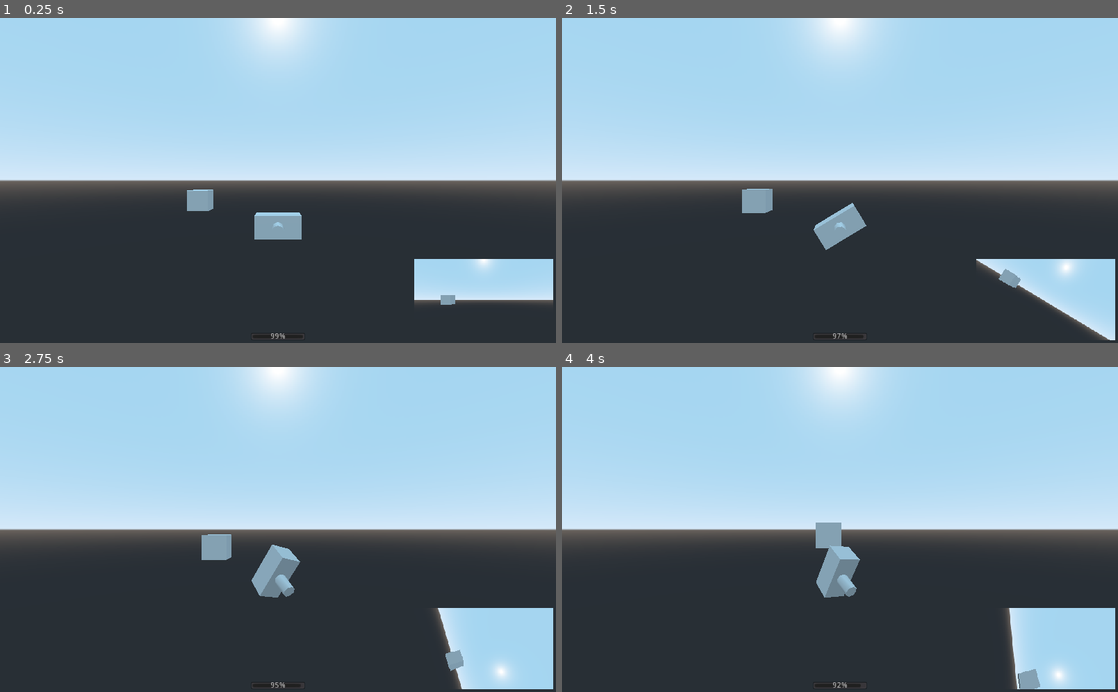
Above: before the commit, frames 1-4 (two rows, left to right).
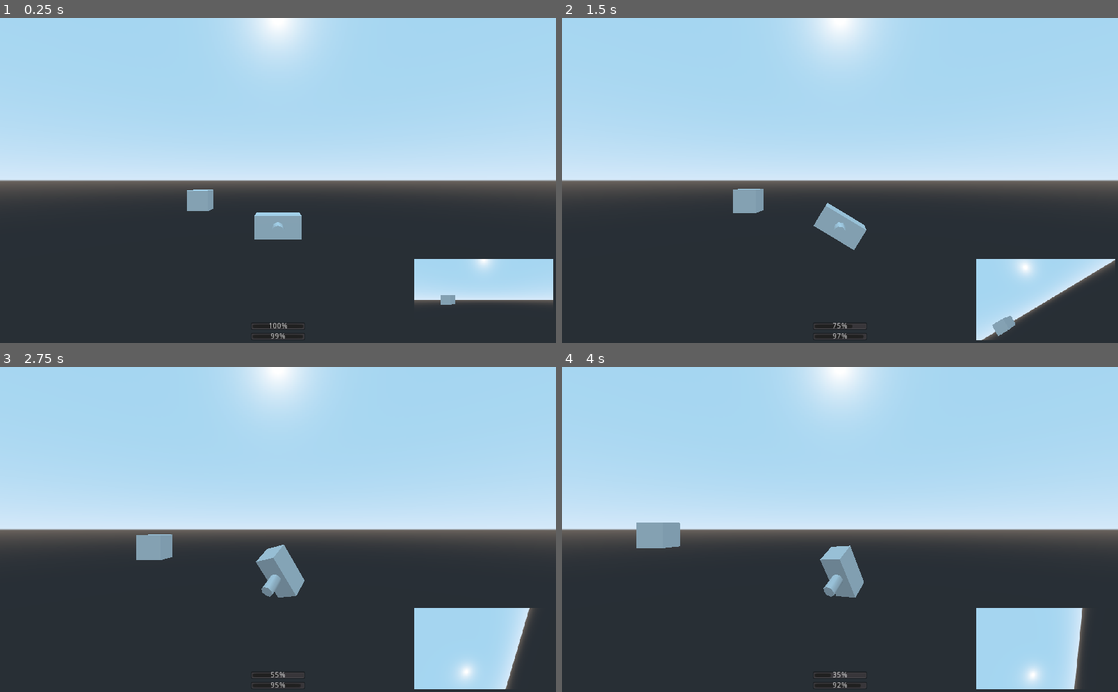
Above: after the commit, the same moments.

Repository: the-alex-g/Biplanes
Game: Godot game, scene res://Plane/PlaneHandler.tscn
The game is run twice, just before and just after one commit, with the same random seed, the same clock (stepped at 60 frames per second) and the same inputs. The project has no main scene, so this scene is started directly.
Inputs:
- Up to frame 1 (0.25 s): no input
- Up to frame 2 (1.5 s): tap Enter at 0.5 s; hold E (roll_right) 0.53-1.28 s; hold Space (shoot) 0.53-1.28 s; hold S (down) from 1.28 s (still down); tap Space (shoot) at 1.35 s
- Up to frame 3 (2.75 s): release S (down) at 2.03 s; hold E (roll_right) from 2.03 s (still down); hold Space (shoot) from 2.03 s (still down)
- Up to frame 4 (4 s): release E (roll_right) at 2.78 s; release Space (shoot) at 2.78 s; hold Shift (thrust) 2.78-3.53 s; tap Space (shoot) at 2.85 s; hold Q (roll_left) from 3.53 s (still down); hold Space (shoot) from 3.53 s (still down)

The runs differ from the first frame. In frame 1, less than 0.1% of the frame differs, in the area x 45-55%, y 93-96%; in frame 2, 5.1%; in frame 3, 5.8%; in frame 4, 6.1%, in the area x 13-100%, y 47-100%.

Commit message:
Add ammo tracker

Diff:
--- a/project/Plane/Biplane.gd
+++ b/project/Plane/Biplane.gd
@@ -1,6 +1,7 @@
 extends KinematicBody
 
 signal update_fuel(value)
+signal update_ammo(value)
 
 # turning speed in revolutions per second
 export var turn_speed := 0.8
@@ -12,20 +13,27 @@
 export var secs_fuel := 60.0
 export var ammo := 20
 export var max_speed := 3.0
+export var reload_time := 0.2
 
 var _rotation_inertia := Vector3.ZERO
 var _actual_speed := flight_speed
+var _can_shoot := true
+
+onready var _reload_timer : Timer = $ReloadTimer
 
 
 func _physics_process(delta:float)->void:
 	var yaw := Input.get_axis("right", "left")
 	var pitch := Input.get_axis("up", "down")
-	var roll := Input.get_axis("roll_right", "roll_left")
+	var roll := Input.get_axis("roll_left", "roll_right")
 
 	if Input.is_action_pressed("thrust") and _actual_speed < max_speed and secs_fuel > 0:
 		_actual_speed += delta * accel_factor
 	elif not Input.is_action_pressed("thrust") and _actual_speed > flight_speed:
 		_actual_speed -= delta * deaccel_factor
+
+	if Input.is_action_pressed("shoot") and _can_shoot and ammo > 0:
+		_shoot()
 
 	_calculate_rotation_inertia(yaw, pitch, roll, delta)
 
@@ -43,7 +51,7 @@
 		secs_fuel -= delta * _actual_speed / flight_speed
 		emit_signal("update_fuel", secs_fuel)
 	else:
-		_actual_speed -= delta * deaccel_factor
+		_actual_speed -= delta / 4
 
 
 func _calculate_rotation_inertia(yaw:float, pitch:float, roll:float, delta:float)->void:
@@ -69,3 +77,12 @@
 			_rotation_inertia.z = 0
 	elif roll != 0 and abs(_rotation_inertia.z) < turn_speed:
 		_rotation_inertia.z += roll * delta * accel_factor * percent_total_speed
+
+
+func _shoot()->void:
+	_can_shoot = false
+	ammo -= 1
+	emit_signal("update_ammo", ammo)
+	_reload_timer.start(reload_time)
+	yield(_reload_timer, "timeout")
+	_can_shoot = true
--- a/project/Plane/Biplane.tscn
+++ b/project/Plane/Biplane.tscn
@@ -22,3 +22,6 @@
 [node name="FlyerCamera" type="Camera" parent="CSGCylinder"]
 transform = Transform( 1, 0, 0, 0, -4.37114e-08, -1, 0, 1, -4.37114e-08, 0, 1.12095, 4.89984e-08 )
 current = true
+
+[node name="ReloadTimer" type="Timer" parent="."]
+one_shot = true
--- a/project/Plane/PlaneHUD.gd
+++ b/project/Plane/PlaneHUD.gd
@@ -2,6 +2,7 @@
 
 onready var _pilot_view : TextureRect = $Control/PilotView
 onready var _fuel_bar : ProgressBar = $Control/FuelBar
+onready var _ammo_bar : ProgressBar = $Control/AmmoBar
 
 
 func _on_PlaneHandler_update_pilot_view(texture:ViewportTexture)->void:
@@ -10,3 +11,7 @@
 
 func _on_PlaneHandler_update_fuel(value:float)->void:
 	_fuel_bar.value = value
+
+
+func _on_PlaneHandler_update_ammo(value:float)->void:
+	_ammo_bar.value = value
--- a/project/Plane/PlaneHUD.tscn
+++ b/project/Plane/PlaneHUD.tscn
@@ -32,3 +32,16 @@
 margin_bottom = -5.0
 max_value = 60.0
 value = 60.0
+
+[node name="AmmoBar" type="ProgressBar" parent="Control"]
+anchor_left = 0.5
+anchor_top = 1.0
+anchor_right = 0.5
+anchor_bottom = 1.0
+margin_left = -50.0
+margin_top = -38.0
+margin_right = 50.0
+margin_bottom = -24.0
+max_value = 20.0
+step = 1.0
+value = 20.0
--- a/project/Plane/PlaneHandler.gd
+++ b/project/Plane/PlaneHandler.gd
@@ -2,6 +2,7 @@
 
 signal update_pilot_view(texture)
 signal update_fuel(value)
+signal update_ammo(value)
 
 export var camera_distance_from_plane := 10
 export var camera_vertical_offset := -1
@@ -29,3 +30,7 @@
 
 func _on_Biplane_update_fuel(value:float)->void:
 	emit_signal("update_fuel", value)
+
+
+func _on_Biplane_update_ammo(value:float)->void:
+	emit_signal("update_ammo", value)
--- a/project/Plane/PlaneHandler.tscn
+++ b/project/Plane/PlaneHandler.tscn
@@ -22,6 +22,8 @@
 [node name="CSGBox" type="CSGBox" parent="."]
 transform = Transform( 1, 0, 0, 0, 1, 0, 0, 0, 1, -7.77676, 0, -13.8669 )
 
+[connection signal="update_ammo" from="." to="PlaneHUD" method="_on_PlaneHandler_update_ammo"]
 [connection signal="update_fuel" from="." to="PlaneHUD" method="_on_PlaneHandler_update_fuel"]
 [connection signal="update_pilot_view" from="." to="PlaneHUD" method="_on_PlaneHandler_update_pilot_view"]
+[connection signal="update_ammo" from="PilotViewport/Biplane" to="." method="_on_Biplane_update_ammo"]
 [connection signal="update_fuel" from="PilotViewport/Biplane" to="." method="_on_Biplane_update_fuel"]
--- a/project/project.godot
+++ b/project/project.godot
@@ -34,13 +34,13 @@
 up={
 "deadzone": 0.5,
 "events": [ Object(InputEventKey,"resource_local_to_scene":false,"resource_name":"","device":0,"alt":false,"shift":false,"control":false,"meta":false,"command":false,"pressed":false,"scancode":87,"physical_scancode":0,"unicode":0,"echo":false,"script":null)
-, Object(InputEventJoypadMotion,"resource_local_to_scene":false,"resource_name":"","device":0,"axis":1,"axis_value":-1.0,"script":null)
+, Object(InputEventJoypadMotion,"resource_local_to_scene":false,"resource_name":"","device":0,"axis":3,"axis_value":-1.0,"script":null)
  ]
 }
 down={
 "deadzone": 0.5,
 "events": [ Object(InputEventKey,"resource_local_to_scene":false,"resource_name":"","device":0,"alt":false,"shift":false,"control":false,"meta":false,"command":false,"pressed":false,"scancode":83,"physical_scancode":0,"unicode":0,"echo":false,"script":null)
-, Object(InputEventJoypadMotion,"resource_local_to_scene":false,"resource_name":"","device":0,"axis":1,"axis_value":1.0,"script":null)
+, Object(InputEventJoypadMotion,"resource_local_to_scene":false,"resource_name":"","device":0,"axis":3,"axis_value":1.0,"script":null)
  ]
 }
 roll_left={
@@ -64,7 +64,7 @@
 shoot={
 "deadzone": 0.5,
 "events": [ Object(InputEventKey,"resource_local_to_scene":false,"resource_name":"","device":0,"alt":false,"shift":false,"control":false,"meta":false,"command":false,"pressed":false,"scancode":32,"physical_scancode":0,"unicode":0,"echo":false,"script":null)
-, Object(InputEventJoypadButton,"resource_local_to_scene":false,"resource_name":"","device":0,"button_index":7,"pressure":0.0,"pressed":false,"script":null)
+, Object(InputEventJoypadButton,"resource_local_to_scene":false,"resource_name":"","device":0,"button_index":6,"pressure":0.0,"pressed":false,"script":null)
  ]
 }
 
